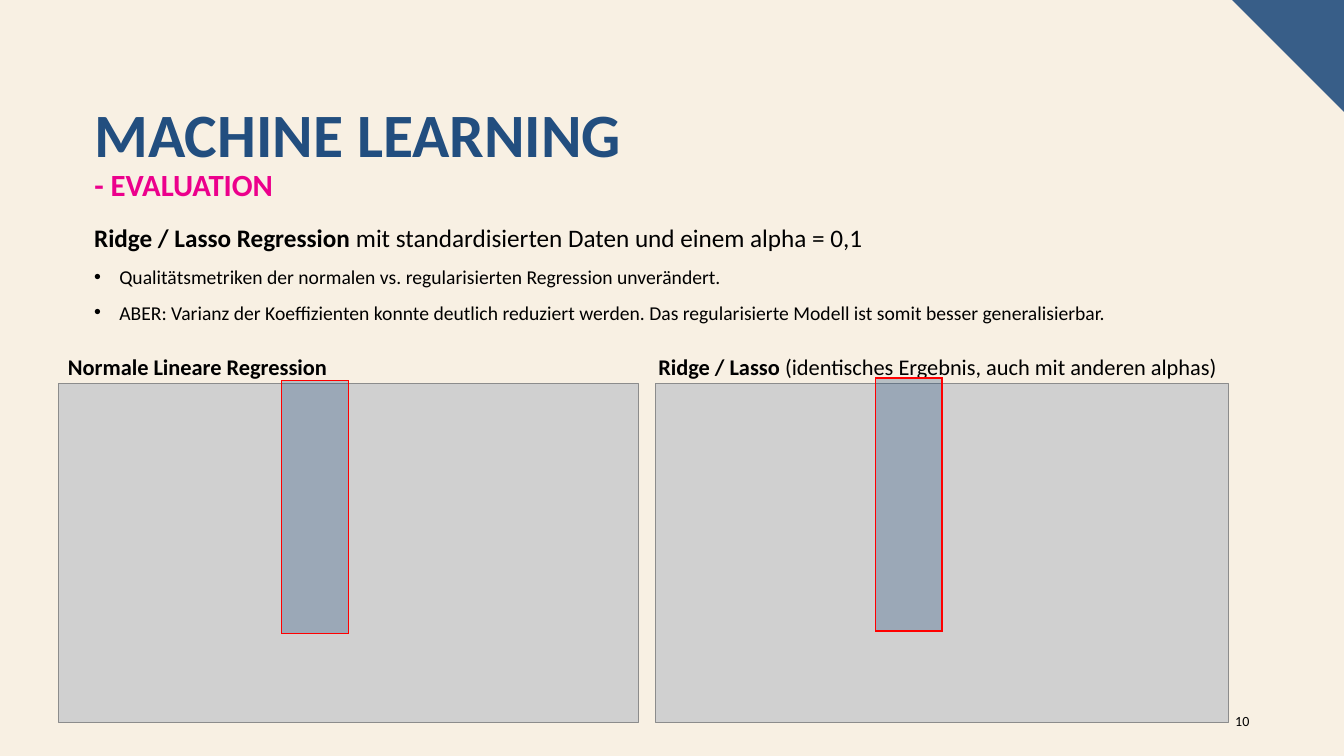
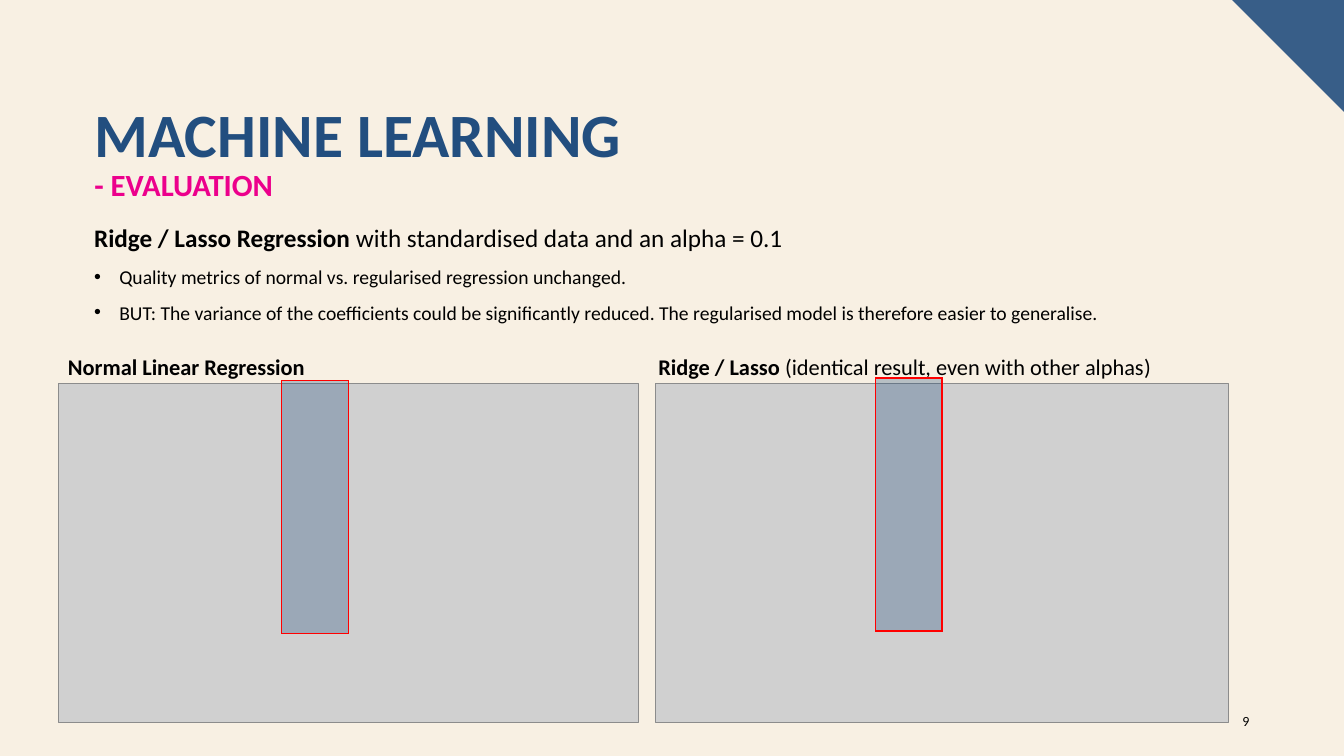
Before and after one commit to oliverschulz1983/Machine-learning-in-online-marketing-analysis-and-identification-of-optimisation-opportunities, a slide deck: slide 9 of Machine_Learning_in_Online_Marketing.pptx (slide 10 before the commit). Drawn at 1344x756 pixels with LibreOffice and Linux fonts; fonts in the diff are those of the drawing; grey boxes stand for pictures. Boxes give left, top, right and bottom in pixels: in the first picture for what was removed or moved away, otherwise in the second. Text is boxed around its words. In the diff, an @@ line names an element or a change of style, - is before the commit and + after.

```diff
--- a/Machine_Learning_in_Online_Marketing.pptx
+++ b/Machine_Learning_in_Online_Marketing.pptx
@@ text at <box>94,229,1097,324</box>: text changed @@
-Ridge / Lasso Regression mit standardisierten Daten und einem alpha = 0,1
-• Qualitätsmetriken der normalen vs. regularisierten Regression unverändert.
-• ABER: Varianz der Koeffizienten konnte deutlich reduziert werden. Das regularisierte Modell ist somit besser generalisierbar.
+Ridge / Lasso Regression with standardised data and an alpha = 0.1
+• Quality metrics of normal vs. regularised regression unchanged.
+• BUT: The variance of the coefficients could be significantly reduced. The regularised model is therefore easier to generalise.
@@ text at <box>68,359,304,381</box>: text changed @@
-Normale Lineare Regression
+Normal Linear Regression
@@ text at <box>658,359,1151,381</box>: text changed @@
-Ridge / Lasso (identisches Ergebnis, auch mit anderen alphas)
+Ridge / Lasso (identical result, even with other alphas)
@@ page number at <box>1242,717,1249,726</box>: text changed @@
-10
+9
```
Also in this commit, not shown: 14 other slides changed, 2 slides added, 3 slides removed.
